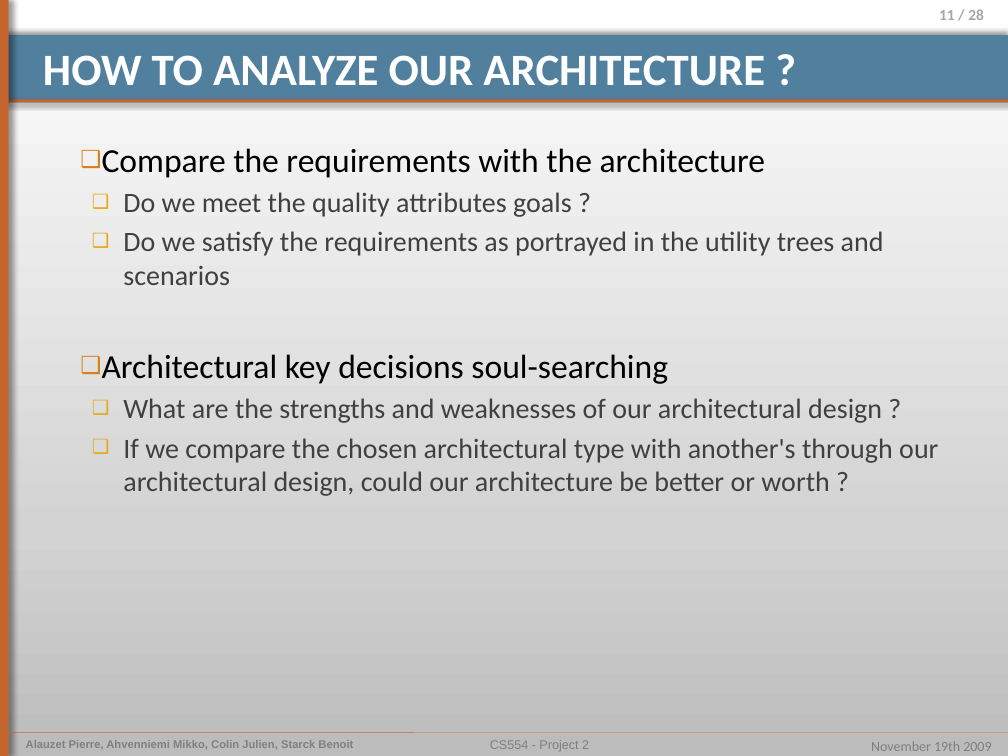
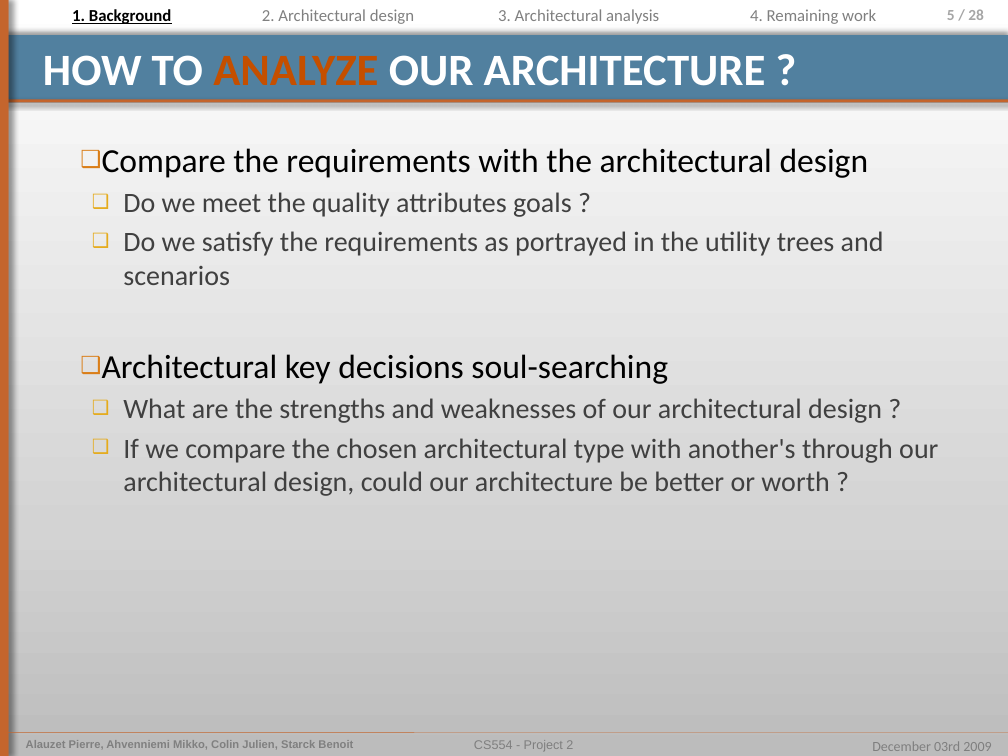
Before and after one commit to pierrealauzet/euroteam, a slide deck: slide 5 of Project 2/Part3/CS554_EuroTeam_Project2_OP6.pptx (slide 11 before the commit). Drawn at 1008x756 pixels with LibreOffice and Linux fonts; fonts in the diff are those of the drawing. Boxes give left, top, right and bottom in pixels: in the first picture for what was removed or moved away, otherwise in the second. Text is boxed around its words. In the diff, an @@ line names an element or a change of style, - is before the commit and + after.

```diff
--- a/Project 2/Part3/CS554_EuroTeam_Project2_OP6.pptx
+++ b/Project 2/Part3/CS554_EuroTeam_Project2_OP6.pptx
@@ text added at (x1=72, y1=9, x2=171, y2=24), 12 pt, text #000000, bold, underline @@
+1. Background
@@ text added at (x1=262, y1=9, x2=414, y2=24), 12 pt, text #808080 @@
+2. Architectural design
@@ text added at (x1=498, y1=9, x2=659, y2=24), 12 pt, text #808080 @@
+3. Architectural analysis
@@ text added at (x1=750, y1=9, x2=876, y2=24), 12 pt, text #808080 @@
+4. Remaining work
@@ page number at (x1=947, y1=9, x2=984, y2=20): text changed @@
-11 / 28
+5 / 28
@@ title "HOW TO ANALYZE OUR ARCHITECTURE ..." at (x1=43, y1=55, x2=766, y2=86): text colour #FFFFFF to #C44F00 in "ANALYZE" @@
@@ text at (x1=102, y1=148, x2=869, y2=178): text changed @@
-❑ Compare the requirements with the architecture
+❑ Compare the requirements with the architectural design
@@ text "CS554 - Project 2" moved from (x1=490, y1=740, x2=589, y2=751) to (x1=474, y1=740, x2=573, y2=751) @@
@@ text at (x1=872, y1=741, x2=991, y2=751): text changed @@
-November 19th 2009
+December 03rd 2009
```
Also in this commit, not shown: 14 other slides changed, 9 slides added, 2 slides removed, 1 other file.
